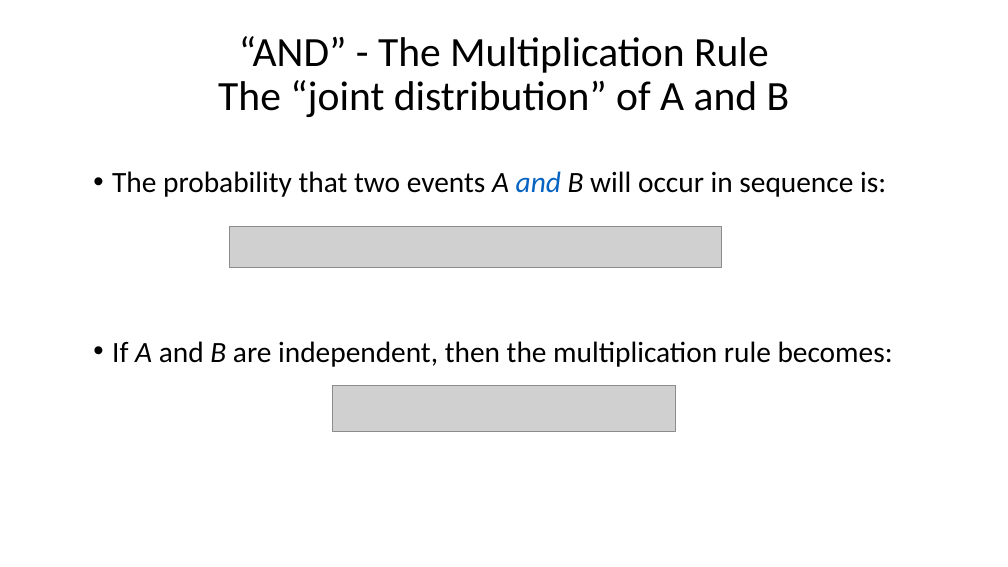
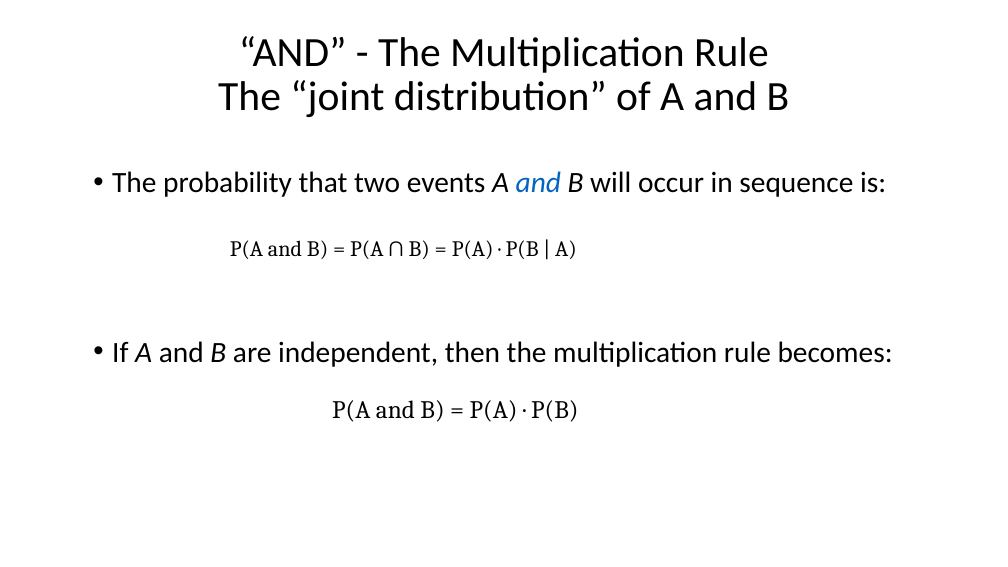
Before and after one commit to taaltree/FW536, a slide deck: slide 27 of Day1_Probability/FW536_Day1_Morning_intro to probability_accessible.pptx. Drawn at 1008x567 pixels with LibreOffice and Linux fonts; fonts in the diff are those of the drawing; grey boxes stand for pictures. Boxes give left, top, right and bottom in pixels: in the first picture for what was removed or moved away, otherwise in the second. Text is boxed around its words. In the diff, an @@ line names an element or a change of style, - is before the commit and + after.

```diff
--- a/Day1_Probability/FW536_Day1_Morning_intro to probability_accessible.pptx
+++ b/Day1_Probability/FW536_Day1_Morning_intro to probability_accessible.pptx
@@ picture removed at [230,227,721,268] @@
@@ text added at [230,240,577,259], 21 pt, text #000000 @@
+P(A and B) = P(A ∩ B) = P(A) · P(B | A)
@@ picture removed at [332,385,675,431] @@
@@ text added at [332,400,578,422], 24 pt, text #000000 @@
+P(A and B) = P(A) · P(B)
```
Also in this commit, not shown: 10 other slides changed.
